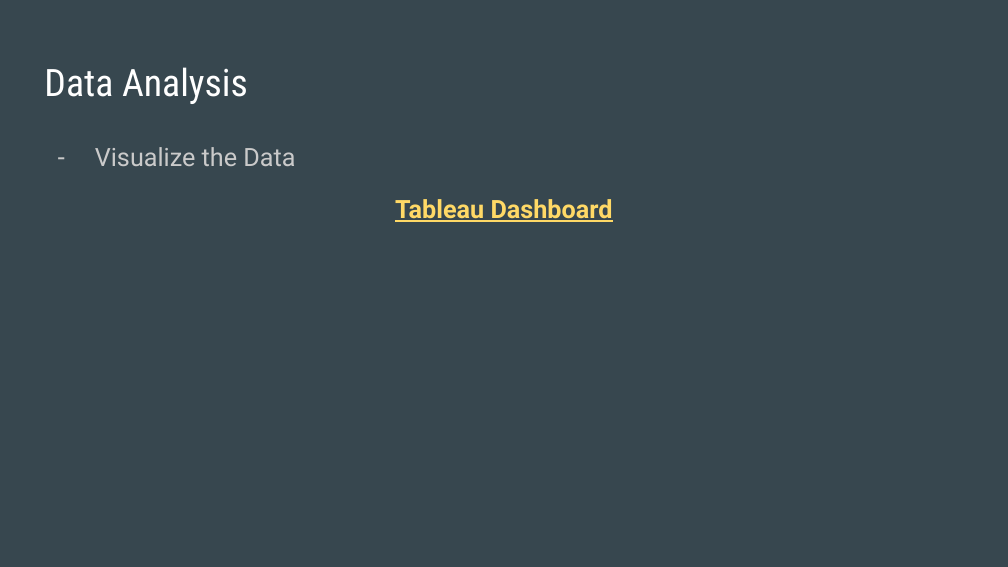
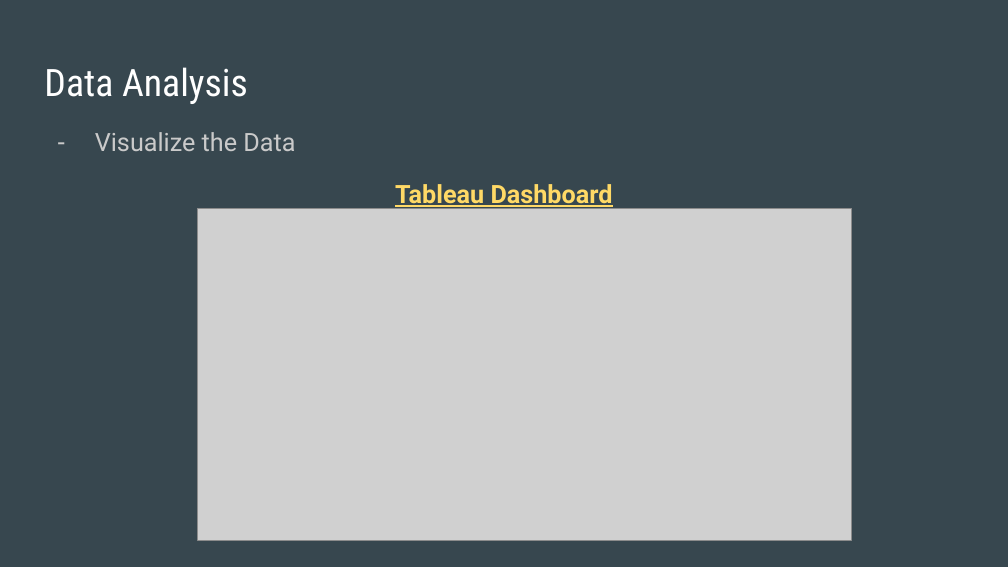
Before and after one commit to daniduce/Final-Project, a slide deck: slide 9 of Weather Patterns.pptx (slide 6 before the commit). Drawn at 1008x567 pixels with LibreOffice and Linux fonts; fonts in the diff are those of the drawing; grey boxes stand for pictures. Boxes give left, top, right and bottom in pixels: in the first picture for what was removed or moved away, otherwise in the second. Text is boxed around its words. In the diff, an @@ line names an element or a change of style, - is before the commit and + after.

```diff
--- a/Weather Patterns.pptx
+++ b/Weather Patterns.pptx
@@ text "Visualize the Data": place and size @@
-text "Visualize the Data" at (95,147,613,222)
+text "Visualize the Data" at (95,132,613,209)
@@ picture added at (198,209,852,540) @@
```
Also in this commit, not shown: 4 other slides changed, 3 slides added, 1 slide removed.
